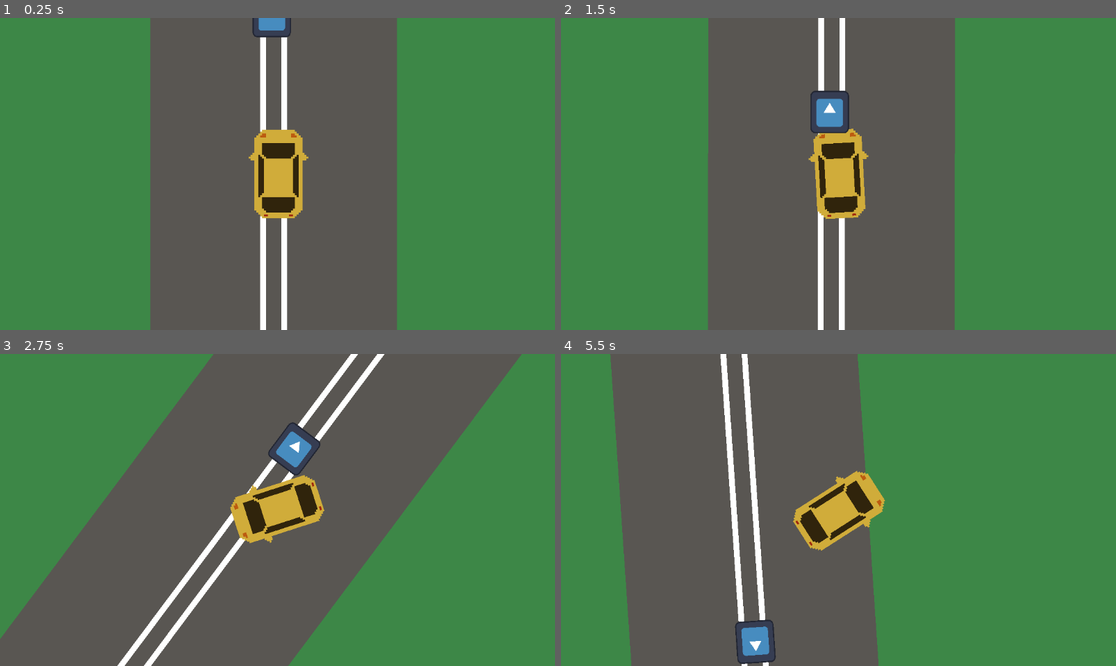
Above: before the commit, frames 1-4 (two rows, left to right).
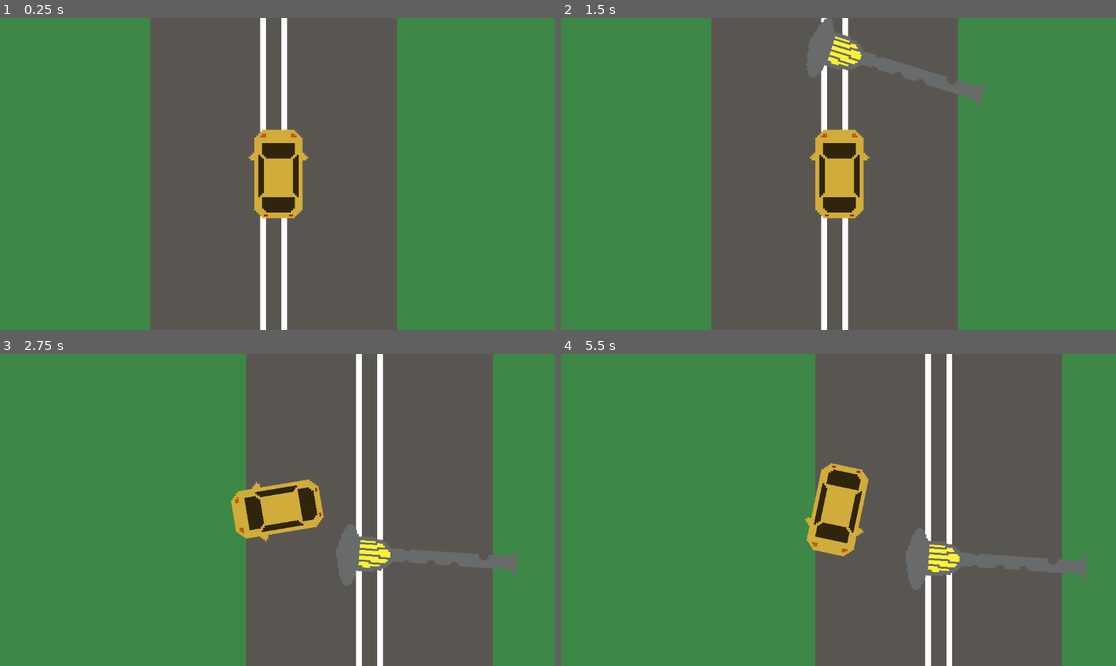
Above: after the commit, the same moments.

Repository: McGengar/ProtocolSSB
Game: Godot game, scene res://scenes/main.tscn
The game is run twice, just before and just after one commit, with the same random seed, the same clock (stepped at 60 frames per second) and the same inputs. The project has no main scene, so this scene is started directly. The engine's default icon, where the game draws it, is replaced by a stand-in: a white triangle on a blue panel in a dark square.
Inputs:
- Up to frame 1 (0.25 s): no input
- Up to frame 2 (1.5 s): tap Enter at 0.5 s; hold W (forward) from 0.53 s (still down)
- Up to frame 3 (2.75 s): release W (forward) at 2.03 s; hold A (left) from 2.03 s (still down)
- Up to frame 4 (5.5 s): release A (left) at 3.53 s; hold S (back) 3.53-4.28 s; hold D (right) 4.28-5.03 s; hold W (forward) from 5.03 s (still down)

The runs differ from the first frame. In frame 1, 0.4% of the frame differs, in the area x 45-53%, y 0-7%; in frame 2, 4.4%; in frame 3, 47%; in frame 4, 72%, in the area x 8-95%, y 0-100%.

Commit message:
falling objcets car etc

Diff:
--- a/falling_object.gd
+++ /dev/null
@@ -1,6 +0,0 @@
-extends StaticBody2D
-
-
-
-func _on_timer_timeout() -> void:
-	pass # Replace with function body.
--- a/falling_object.tscn
+++ /dev/null
@@ -1,40 +0,0 @@
-[gd_scene load_steps=8 format=3 uid="uid://bjw44oc5gw6v5"]
-
-[ext_resource type="Script" path="res://falling_object.gd" id="1_400my"]
-[ext_resource type="Script" path="res://collision_shape_2d.gd" id="2_cb2k3"]
-[ext_resource type="Script" path="res://pivotpoint.gd" id="3_d83c7"]
-[ext_resource type="Texture2D" uid="uid://bx3pdo28rdkc" path="res://sprites/lantern.png" id="4_psai2"]
-[ext_resource type="PackedScene" uid="uid://djgvu15mfp0n1" path="res://scenes/car.tscn" id="5_ikjj2"]
-
-[sub_resource type="RectangleShape2D" id="RectangleShape2D_viop4"]
-size = Vector2(79, 24)
-
-[sub_resource type="PlaceholderTexture2D" id="PlaceholderTexture2D_t50b0"]
-
-[node name="falling object" type="StaticBody2D"]
-script = ExtResource("1_400my")
-
-[node name="CollisionShape2D" type="CollisionShape2D" parent="."]
-position = Vector2(-0.5, -1)
-shape = SubResource("RectangleShape2D_viop4")
-disabled = true
-script = ExtResource("2_cb2k3")
-
-[node name="Timer" type="Timer" parent="."]
-autostart = true
-
-[node name="Sprite2D2" type="Sprite2D" parent="."]
-position = Vector2(60, -9.53674e-07)
-texture = SubResource("PlaceholderTexture2D_t50b0")
-script = ExtResource("3_d83c7")
-
-[node name="Sprite2D" type="Sprite2D" parent="Sprite2D2"]
-position = Vector2(-32.7343, -46.4916)
-texture = ExtResource("4_psai2")
-
-[node name="Car" parent="." instance=ExtResource("5_ikjj2")]
-position = Vector2(-124, -8)
-
-[connection signal="timeout" from="Timer" to="." method="_on_timer_timeout"]
-[connection signal="timeout" from="Timer" to="CollisionShape2D" method="_on_timer_timeout"]
-[connection signal="has_fallen" from="Sprite2D2" to="CollisionShape2D" method="_on_sprite_2d_2_has_fallen"]
--- a/pivotpoint.gd
+++ /dev/null
@@ -1,7 +0,0 @@
-extends Sprite2D
-signal has_fallen
-func _physics_process(delta: float) -> void:
-	rotation = lerp_angle(rotation, deg_to_rad(-90), 4*delta)
-	if rotation <= -1.5:
-		emit_signal("has_fallen")
-		print(rotation)
--- a/scenes/car.tscn
+++ b/scenes/car.tscn
@@ -24,7 +24,6 @@
 
 [node name="Camera2D" type="Camera2D" parent="."]
 rotation = 1.5708
-ignore_rotation = false
 zoom = Vector2(4, 4)
 rotation_smoothing_enabled = true
 rotation_smoothing_speed = 0.25
--- /dev/null
+++ b/scenes/falling_object.tscn
@@ -0,0 +1,83 @@
+[gd_scene load_steps=11 format=3 uid="uid://bjw44oc5gw6v5"]
+
+[ext_resource type="Script" path="res://scripts/falling_object.gd" id="1_w5ygp"]
+[ext_resource type="Script" path="res://scripts/collision_shape_2d.gd" id="2_dow7x"]
+[ext_resource type="Script" path="res://scripts/pivotpoint.gd" id="3_r1lyb"]
+[ext_resource type="Texture2D" uid="uid://bx3pdo28rdkc" path="res://sprites/lantern.png" id="4_i2lr0"]
+
+[sub_resource type="RectangleShape2D" id="RectangleShape2D_viop4"]
+size = Vector2(84, 24)
+
+[sub_resource type="PlaceholderTexture2D" id="PlaceholderTexture2D_t50b0"]
+
+[sub_resource type="RectangleShape2D" id="RectangleShape2D_jrb7f"]
+size = Vector2(88, 24)
+
+[sub_resource type="RectangleShape2D" id="RectangleShape2D_2ls6i"]
+size = Vector2(85, 10)
+
+[sub_resource type="RectangleShape2D" id="RectangleShape2D_a27bg"]
+size = Vector2(85, 11)
+
+[sub_resource type="RectangleShape2D" id="RectangleShape2D_2ipqh"]
+size = Vector2(84, 77)
+
+[node name="falling object" type="StaticBody2D"]
+script = ExtResource("1_w5ygp")
+
+[node name="CollisionShape2D" type="CollisionShape2D" parent="."]
+position = Vector2(2, -1)
+shape = SubResource("RectangleShape2D_viop4")
+disabled = true
+debug_color = Color(0.852103, 0.350344, 0.329472, 0.42)
+script = ExtResource("2_dow7x")
+
+[node name="Sprite2D2" type="Sprite2D" parent="."]
+position = Vector2(60, -9.53674e-07)
+texture = SubResource("PlaceholderTexture2D_t50b0")
+script = ExtResource("3_r1lyb")
+
+[node name="Sprite2D" type="Sprite2D" parent="Sprite2D2"]
+position = Vector2(-32.7343, -46.4916)
+texture = ExtResource("4_i2lr0")
+
+[node name="areatip" type="Area2D" parent="."]
+visible = false
+
+[node name="CollisionShape2D" type="CollisionShape2D" parent="areatip"]
+position = Vector2(0, -1)
+shape = SubResource("RectangleShape2D_jrb7f")
+debug_color = Color(0.892887, 0.28426, 0.39749, 0.42)
+
+[node name="areafront" type="Area2D" parent="."]
+position = Vector2(14, 0)
+
+[node name="CollisionShape2D" type="CollisionShape2D" parent="areafront"]
+position = Vector2(-12.5, 11)
+shape = SubResource("RectangleShape2D_2ls6i")
+debug_color = Color(0.33494, 0.487373, 1, 0.42)
+
+[node name="areaback" type="Area2D" parent="."]
+position = Vector2(-3, 0)
+
+[node name="CollisionShape2D" type="CollisionShape2D" parent="areaback"]
+position = Vector2(4.5, -12.5)
+shape = SubResource("RectangleShape2D_a27bg")
+debug_color = Color(0.70702, 0.267389, 1, 0.42)
+
+[node name="player detection" type="Area2D" parent="."]
+visible = false
+
+[node name="CollisionShape2D" type="CollisionShape2D" parent="player detection"]
+position = Vector2(2, 25.5)
+shape = SubResource("RectangleShape2D_2ipqh")
+
+[connection signal="has_fallen" from="Sprite2D2" to="." method="_on_sprite_2d_2_has_fallen"]
+[connection signal="has_fallen" from="Sprite2D2" to="CollisionShape2D" method="_on_sprite_2d_2_has_fallen"]
+[connection signal="body_entered" from="areatip" to="." method="_on_areatip_body_entered"]
+[connection signal="body_exited" from="areatip" to="." method="_on_areatip_body_exited"]
+[connection signal="body_entered" from="areafront" to="." method="_on_areafront_body_entered"]
+[connection signal="body_exited" from="areafront" to="." method="_on_areafront_body_exited"]
+[connection signal="body_entered" from="areaback" to="." method="_on_areaback_body_entered"]
+[connection signal="body_exited" from="areaback" to="." method="_on_areaback_body_exited"]
+[connection signal="body_entered" from="player detection" to="Sprite2D2" method="_on_player_detection_body_entered"]
--- a/scenes/main.tscn
+++ b/scenes/main.tscn
@@ -1,10 +1,8 @@
-[gd_scene load_steps=5 format=3 uid="uid://bv4gjsig82gvf"]
+[gd_scene load_steps=4 format=3 uid="uid://bv4gjsig82gvf"]
 
 [ext_resource type="PackedScene" uid="uid://bwfxtvsh4xcbq" path="res://scenes/road.tscn" id="1_hy0hs"]
-[ext_resource type="PackedScene" uid="uid://dcq4ivigrdvd2" path="res://scenes/car.tscn" id="1_seax4"]
-[ext_resource type="Texture2D" uid="uid://c04mb7pgnvfpf" path="res://sprites/icon.svg" id="3_8dpkb"]
-
-[sub_resource type="CircleShape2D" id="CircleShape2D_n0ukj"]
+[ext_resource type="PackedScene" uid="uid://djgvu15mfp0n1" path="res://scenes/car.tscn" id="1_seax4"]
+[ext_resource type="PackedScene" uid="uid://bjw44oc5gw6v5" path="res://scenes/falling_object.tscn" id="4_xdrte"]
 
 [node name="Main" type="Node2D"]
 
@@ -15,17 +13,9 @@
 position = Vector2(69, -250)
 
 [node name="Car" parent="." instance=ExtResource("1_seax4")]
-position = Vector2(71, 82)
+position = Vector2(71, 163)
 rotation = -1.5708
-linear_damp = 2.0
+linear_damp = 1.0
 
-[node name="StaticBody2D" type="StaticBody2D" parent="."]
-position = Vector2(68, 0)
-
-[node name="CollisionShape2D" type="CollisionShape2D" parent="StaticBody2D"]
-shape = SubResource("CircleShape2D_n0ukj")
-
-[node name="Sprite2D" type="Sprite2D" parent="StaticBody2D"]
-position = Vector2(-9.53674e-07, -9.53674e-07)
-scale = Vector2(0.15625, 0.171875)
-texture = ExtResource("3_8dpkb")
+[node name="falling object" parent="." instance=ExtResource("4_xdrte")]
+position = Vector2(84, 32)
--- a/scripts/car_control.gd
+++ b/scripts/car_control.gd
@@ -7,3 +7,9 @@
 	if turn!=0:
 		rotate(turn)
 	apply_central_force(Vector2(0,Input.get_axis("forward","back")*delta).rotated(rotation+deg_to_rad(90))*speed*1000*delta)
+
+func knocked_back(kbvect):
+	sleeping = true
+	apply_central_force(kbvect)
+	await get_tree().create_timer(0.25).timeout
+	sleeping = false
--- a/collision_shape_2d.gd
+++ b/scripts/collision_shape_2d.gd
@@ -7,4 +7,5 @@
 
 
 func _on_sprite_2d_2_has_fallen() -> void:
+	await get_tree().create_timer(0.25).timeout
 	disabled = false
--- a/scripts/falling_object.gd
+++ b/scripts/falling_object.gd
@@ -0,0 +1,47 @@
+extends StaticBody2D
+var in_tip = false
+var in_front = false
+var in_back = false
+
+@onready var car: RigidBody2D = $"../Car"
+
+
+
+
+
+func _on_sprite_2d_2_has_fallen() -> void:
+	if in_tip == true:
+		car.knocked_back(Vector2(-1,0)*10000)
+	if in_back == true:
+		car.knocked_back(Vector2(0,1)*10000)
+	if in_front == true:
+		car.knocked_back(Vector2(0,-1)*10000)
+
+
+func _on_areatip_body_entered(body: Node2D) -> void:
+	if body == car:
+		in_tip = true
+
+
+func _on_areatip_body_exited(body: Node2D) -> void:
+	if body == car:
+		in_tip = false
+
+
+func _on_areafront_body_entered(body: Node2D) -> void:
+	if body == car:
+		in_front = true
+
+func _on_areafront_body_exited(body: Node2D) -> void:
+	if body == car:
+		in_front = false
+
+
+func _on_areaback_body_entered(body: Node2D) -> void:
+	if body == car:
+		in_back = true
+
+
+func _on_areaback_body_exited(body: Node2D) -> void:
+	if body == car:
+		in_back = false
--- /dev/null
+++ b/scripts/pivotpoint.gd
@@ -0,0 +1,15 @@
+extends Sprite2D
+var sigma_detected = false
+var has_fallen1 = false
+signal has_fallen
+func _physics_process(delta: float) -> void:
+	if sigma_detected:
+		rotation = lerp_angle(rotation, deg_to_rad(-90), 5*delta)
+		if rotation <= -1.5 and not has_fallen1:
+			has_fallen1 = true
+			emit_signal("has_fallen")
+			sigma_detected = false
+
+
+func _on_player_detection_body_entered(body: Node2D) -> void:
+	sigma_detected = true
Not shown: 1 places in scenes/car.tscn that only renumber resources
